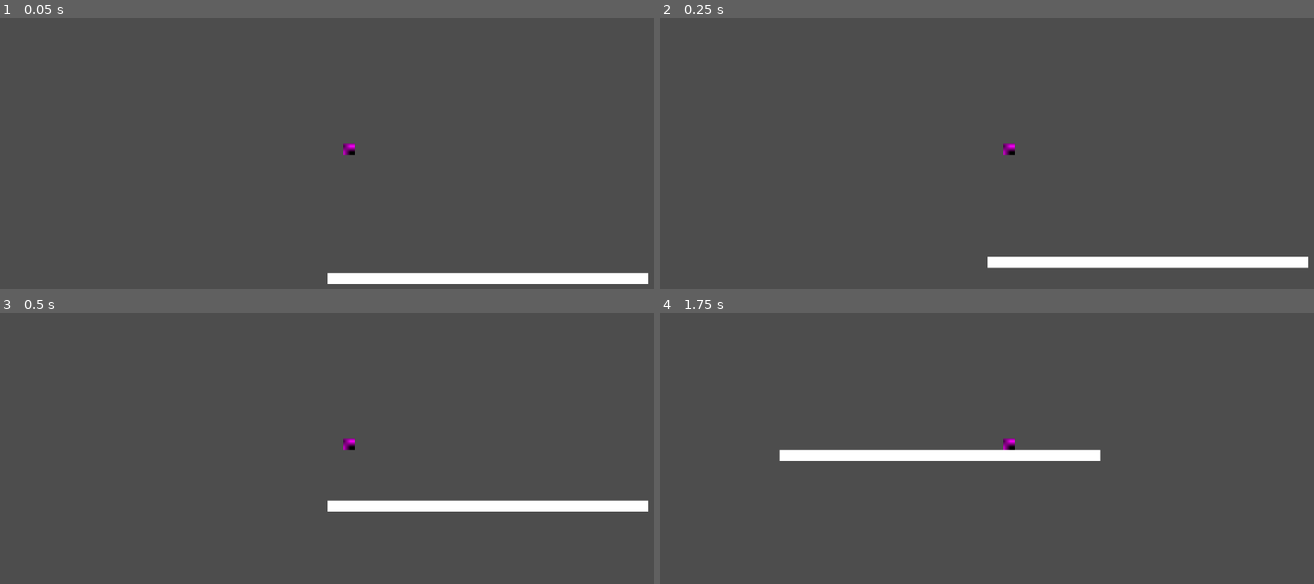
Above: before the commit, frames 1-4 (two rows, left to right).
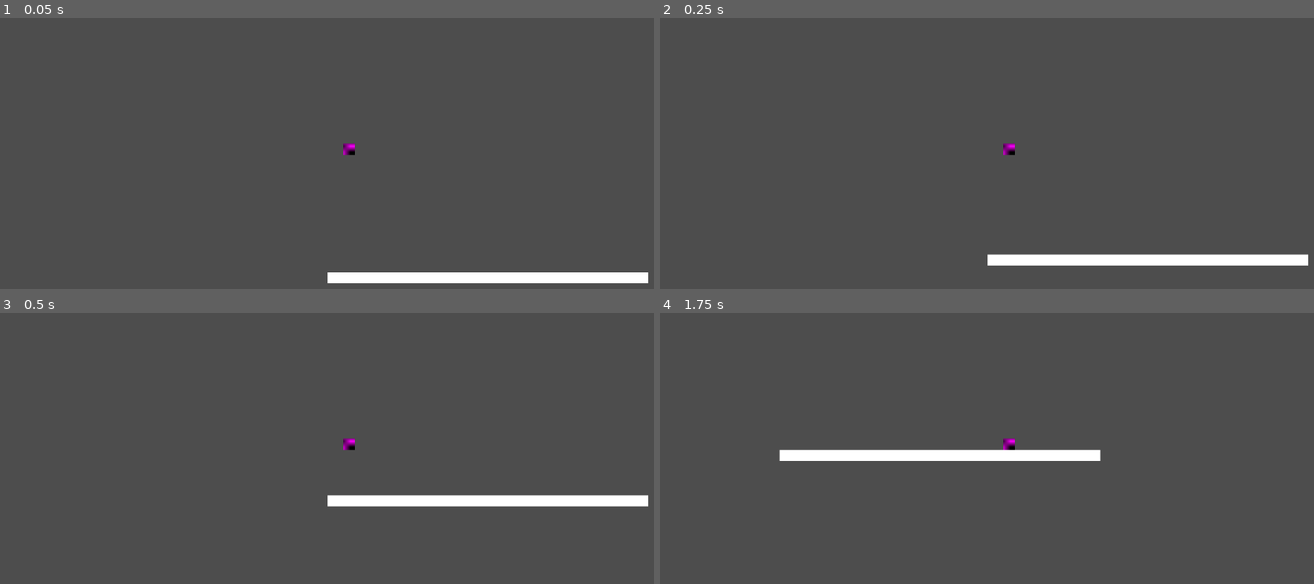
Above: after the commit, the same moments.

Repository: moumenerbh-sketch/bird
Game: Godot game, scene res://scense/test.tscn
The game is run twice, just before and just after one commit, with the same random seed, the same clock (stepped at 60 frames per second) and the same inputs.
Inputs:
- Up to frame 1 (0.05 s): no input
- Up to frame 2 (0.25 s): no input
- Up to frame 3 (0.5 s): no input
- Up to frame 4 (1.75 s): hold D (right) from 0.53 s (still down); tap Space (jump) at 0.6, 0.77, 1.07, 1.35, 1.52 s

The runs differ from the first frame. In frame 1, 0.3% of the frame differs, in the area x 50-100%, y 93-99%; in frame 2, 1.2%; in frame 3, 2.1%, in the area x 50-100%, y 67-74%; in frame 4, nothing differs.

Commit message:
Update player.gd

Diff:
--- a/scripts/player.gd
+++ b/scripts/player.gd
@@ -1,25 +1,32 @@
 extends CharacterBody2D
 
+# الثوابت: يمكنك تعديلها من واجهة Inspector لتجربة قيم مختلفة
+@export var SPEED = 300.0
+@export var JUMP_VELOCITY = -400.0
 
-const SPEED = 300.0
-const JUMP_VELOCITY = -400.0
-
+# الحصول على قيمة الجاذبية من إعدادات المشروع الافتراضية
+var gravity = ProjectSettings.get_setting("physics/2d/default_gravity")
 
 func _physics_process(delta: float) -> void:
-	# Add the gravity.
+	# 1. إضافة الجاذبية إذا لم يكن اللاعب على الأرض
 	if not is_on_floor():
-		velocity += get_gravity() * delta
+		velocity.y += gravity * delta
 
-	# Handle jump.
+	# 2. التعامل مع القفز
+	# تأكد من إضافة "jump" في الـ Input Map واختيار زر المسطرة (Space)
 	if Input.is_action_just_pressed("jump") and is_on_floor():
 		velocity.y = JUMP_VELOCITY
 
-	# Get the input direction and handle the movement/deceleration.
-	# As good practice, you should replace UI actions with custom gameplay actions.
+	# 3. الحصول على اتجاه الحركة (يمين/يسار)
+	# تأكد من إضافة "left" و "right" في الـ Input Map
 	var direction := Input.get_axis("left", "right")
-	if direction:
+
+	if direction != 0:
+		# إذا كان هناك إدخال، تحرك بالسرعة المحددة
 		velocity.x = direction * SPEED
 	else:
+		# إذا لم يضغط اللاعب شيئاً، توقف تدريجياً (تبني التباطؤ)
 		velocity.x = move_toward(velocity.x, 0, SPEED)
 
+	# 4. تفعيل الحركة والتصادم
 	move_and_slide()
